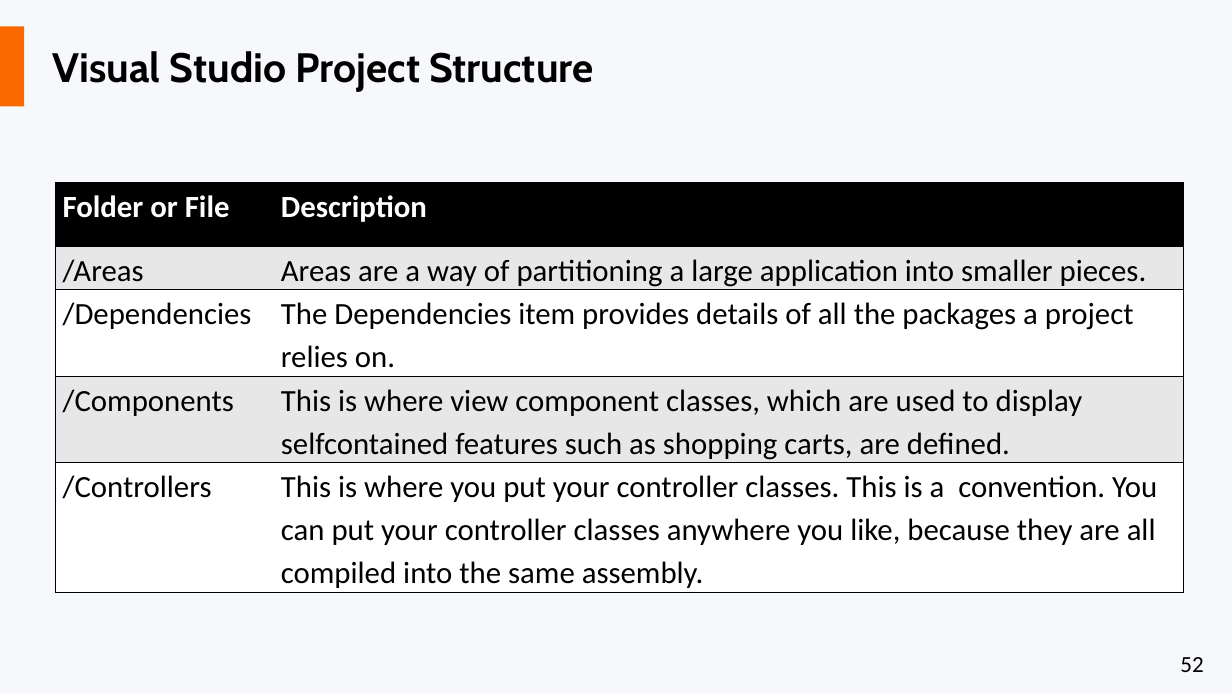
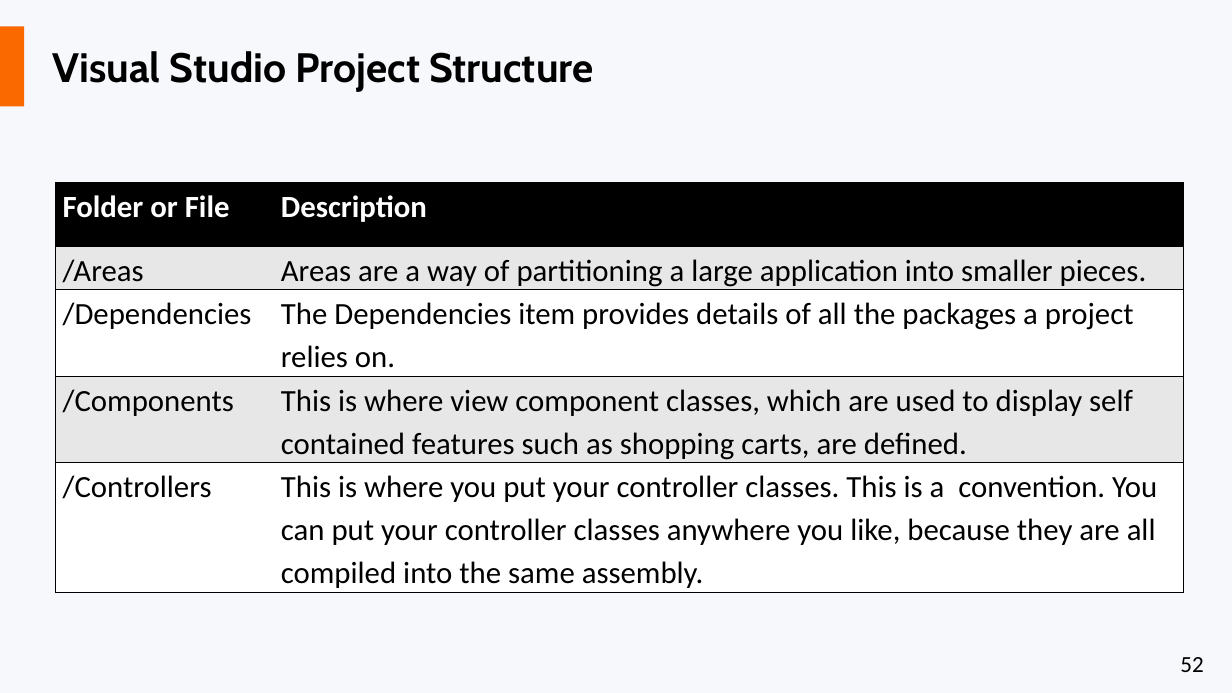
Before and after one commit to liviucotfas/ase-web-and-cloud-applications-security, a slide deck: slide 52 of Presentation ASPNET MVC Core - Part I.pptx. Drawn at 1232x693 pixels with LibreOffice and Linux fonts; fonts in the diff are those of the drawing. Boxes give left, top, right and bottom in pixels: in the first picture for what was removed or moved away, otherwise in the second. Text is boxed around its words. In the diff, an @@ line names an element or a change of style, - is before the commit and + after.

```diff
--- a/Presentation ASPNET MVC Core - Part I.pptx
+++ b/Presentation ASPNET MVC Core - Part I.pptx
@@ table at (55, 182, 1183, 592) @@
-row 4, column 2: This is where view component classes, which are used to display selfcontained features such as shopping carts, are defined.
+row 4, column 2: This is where view component classes, which are used to display self contained features such as shopping carts, are defined.
```
Also in this commit, not shown: 7 other slides changed.
